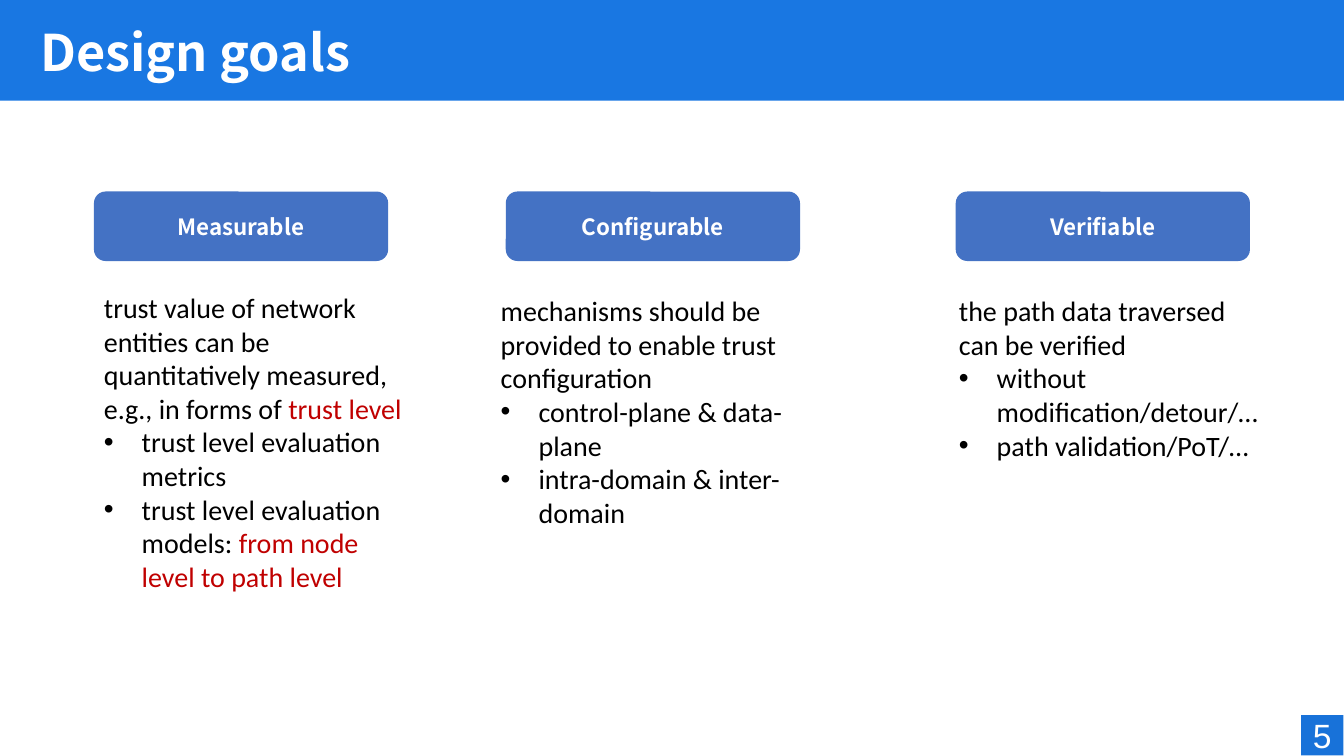
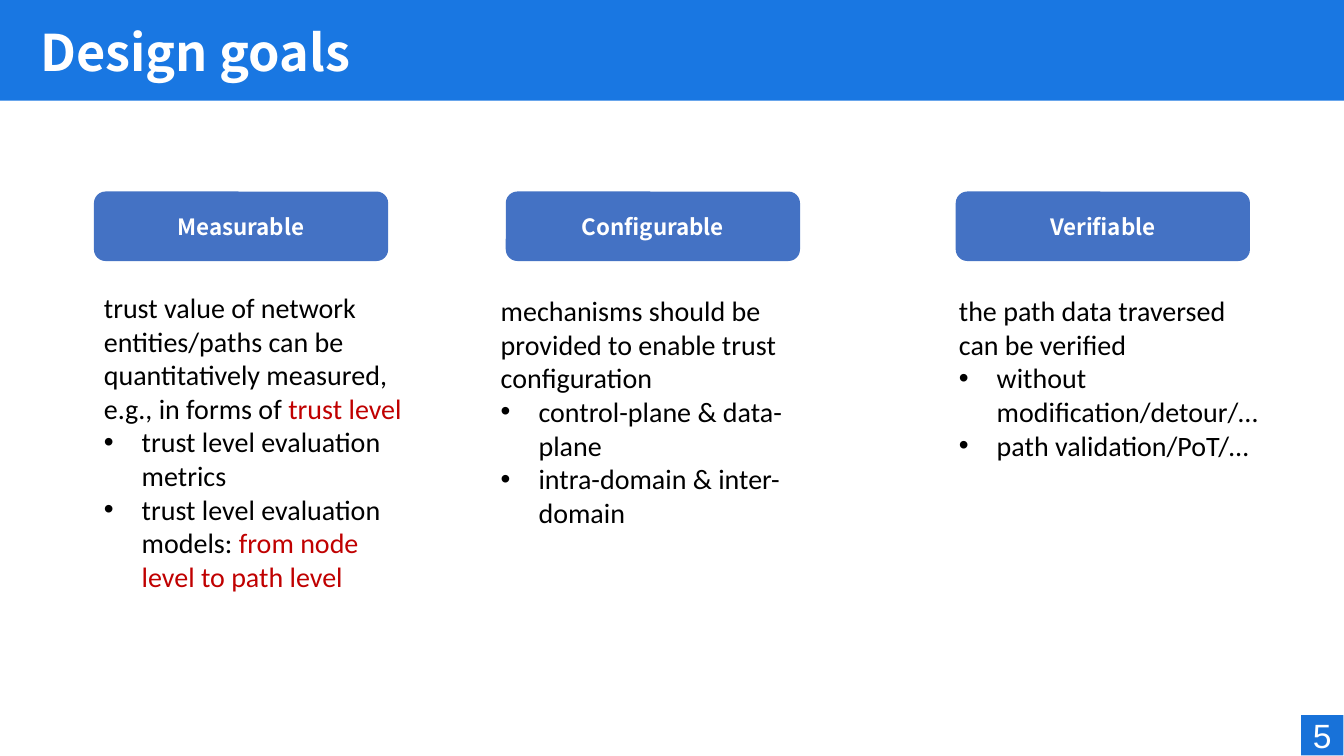
Before and after one commit to liuchunchi/nasr_side_meeting, a slide deck: slide 5 of [PC Lab] trust enhanced path routing.pptx. Drawn at 1344x756 pixels with LibreOffice and Linux fonts; fonts in the diff are those of the drawing; background and template pictures are left out. Boxes give left, top, right and bottom in pixels: in the first picture for what was removed or moved away, otherwise in the second. Text is boxed around its words. In the diff, an @@ line names an element or a change of style, - is before the commit and + after.

```diff
--- a/[PC Lab] trust enhanced path routing.pptx
+++ b/[PC Lab] trust enhanced path routing.pptx
@@ text at box(104, 298, 402, 424): text changed @@
-trust value of network entities can be quantitatively measured, e.g., in forms of trust level
+trust value of network entities/paths can be quantitatively measured, e.g., in forms of trust level
```
Also in this commit, not shown: 5 other slides changed.
